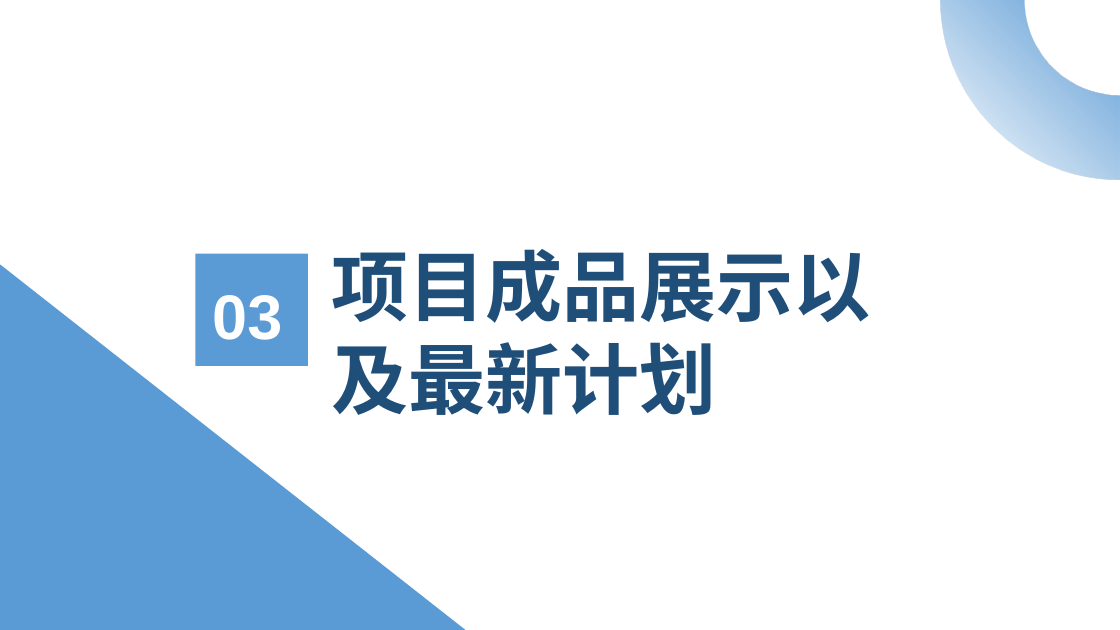
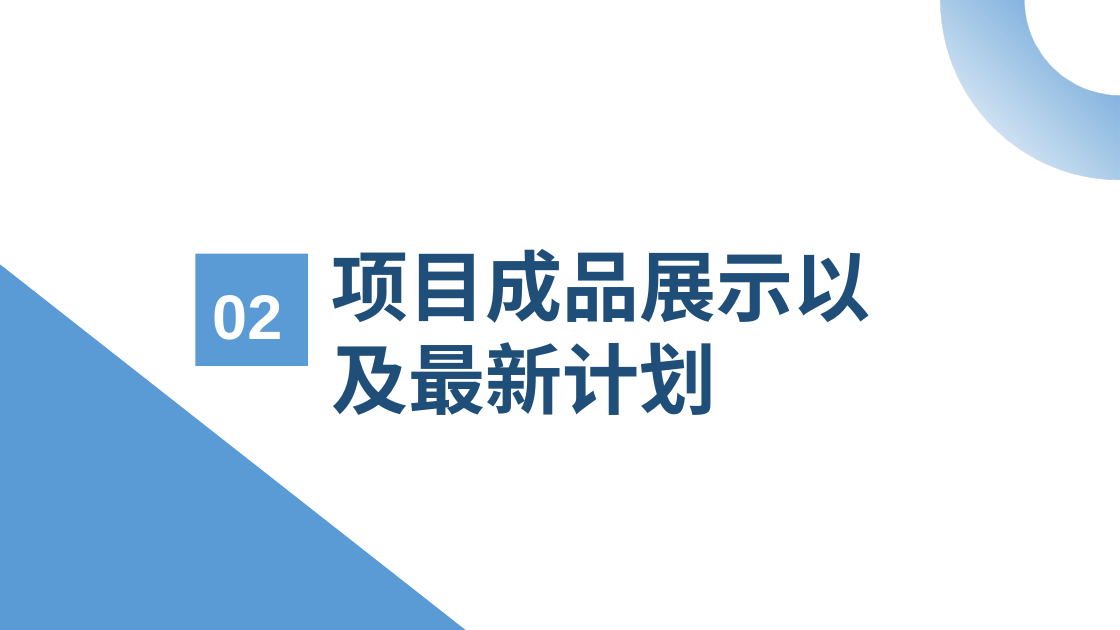
Before and after one commit to Starmoon30/Random-Shop, a slide deck: slide 5 of 其他/第五次阶段性评审PPT.pptx (slide 9 before the commit). Drawn at 1120x630 pixels with LibreOffice and Linux fonts; fonts in the diff are those of the drawing. Boxes give left, top, right and bottom in pixels: in the first picture for what was removed or moved away, otherwise in the second. Text is boxed around its words. In the diff, an @@ line names an element or a change of style, - is before the commit and + after.

```diff
--- a/其他/第五次阶段性评审PPT.pptx
+++ b/其他/第五次阶段性评审PPT.pptx
@@ text at (212, 295, 282, 340): text changed @@
-03
+02
```
Also in this commit, not shown: 6 other slides changed, 4 slides removed, 2 other files.
